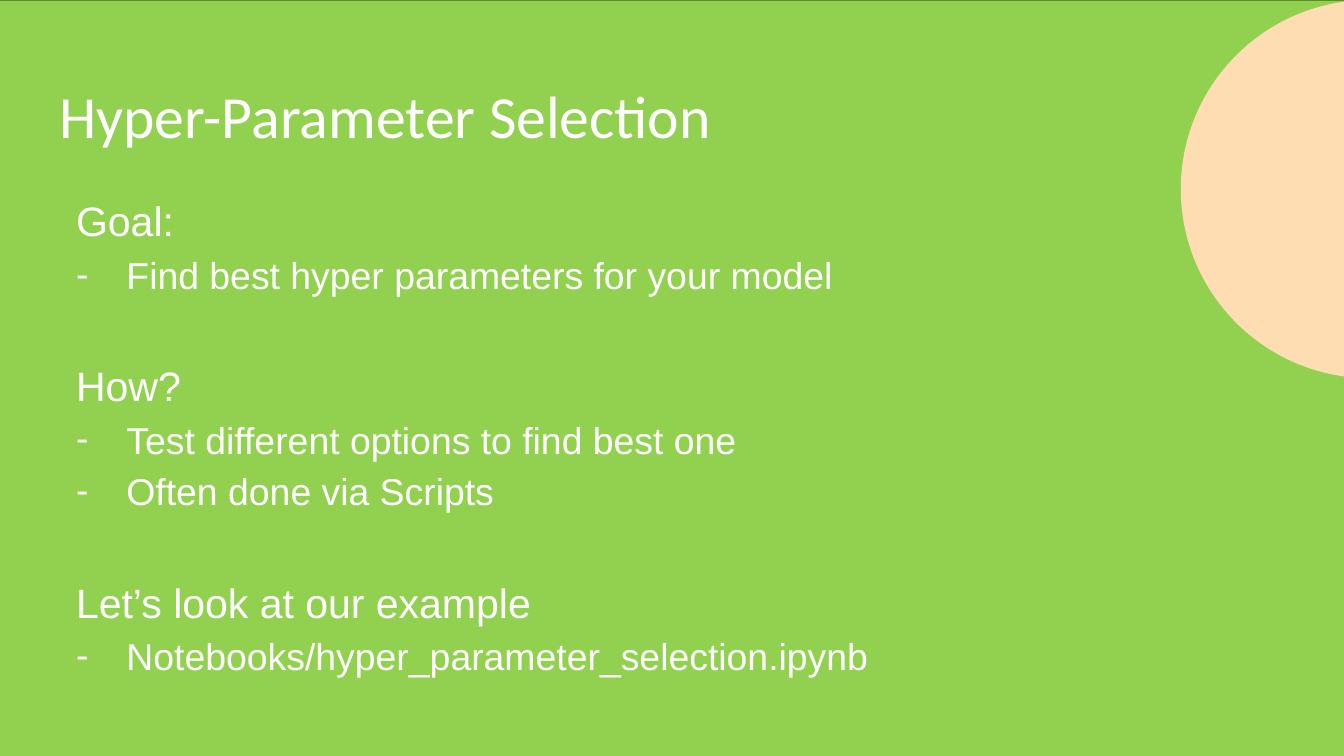
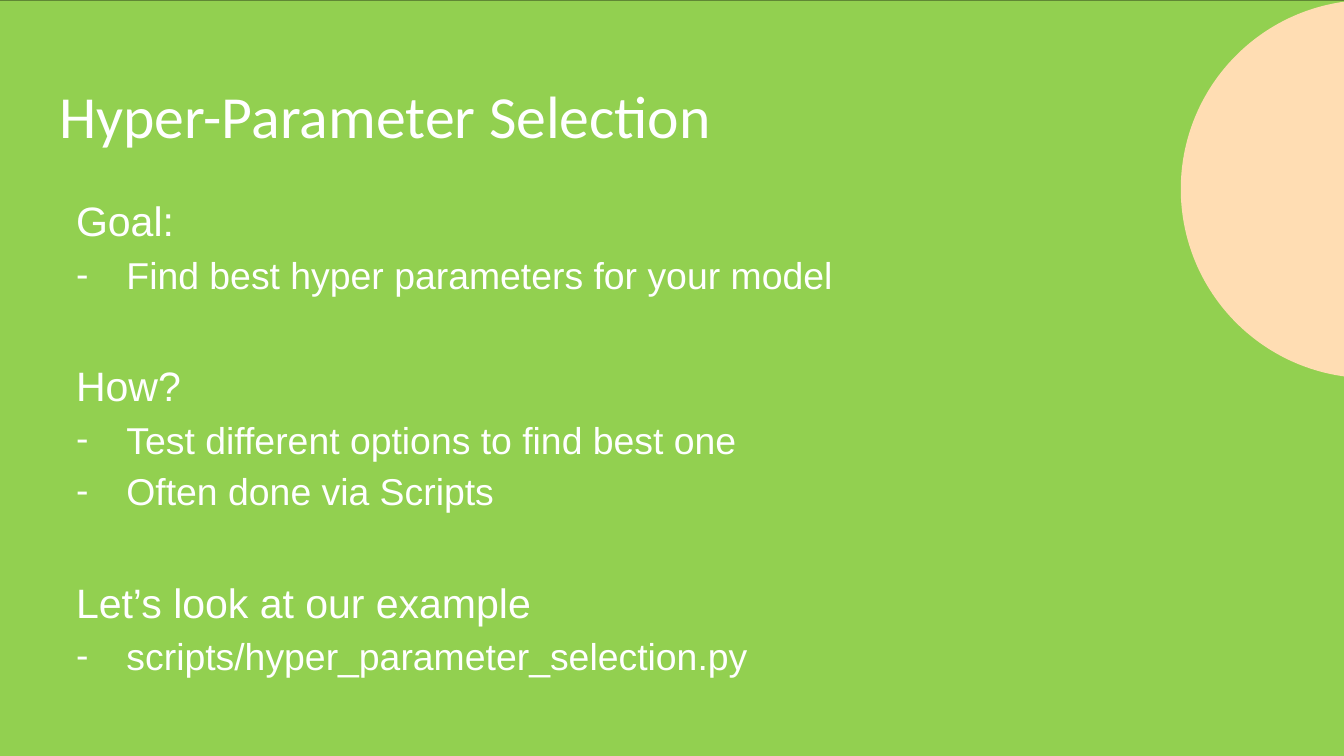
Before and after one commit to frank-trollmann/machine-learning_example-project, a slide deck: slide 16 of documentation/Session 2.pptx. Drawn at 1344x756 pixels with LibreOffice and Linux fonts; fonts in the diff are those of the drawing. Boxes give left, top, right and bottom in pixels: in the first picture for what was removed or moved away, otherwise in the second. Text is boxed around its words. In the diff, an @@ line names an element or a change of style, - is before the commit and + after.

```diff
--- a/documentation/Session 2.pptx
+++ b/documentation/Session 2.pptx
@@ text at [126,643,747,678]: text changed @@
-– Notebooks/hyper_parameter_selection.ipynb
+– scripts/hyper_parameter_selection.py
```
Also in this commit, not shown: 1 other slide changed, 1 other file.
